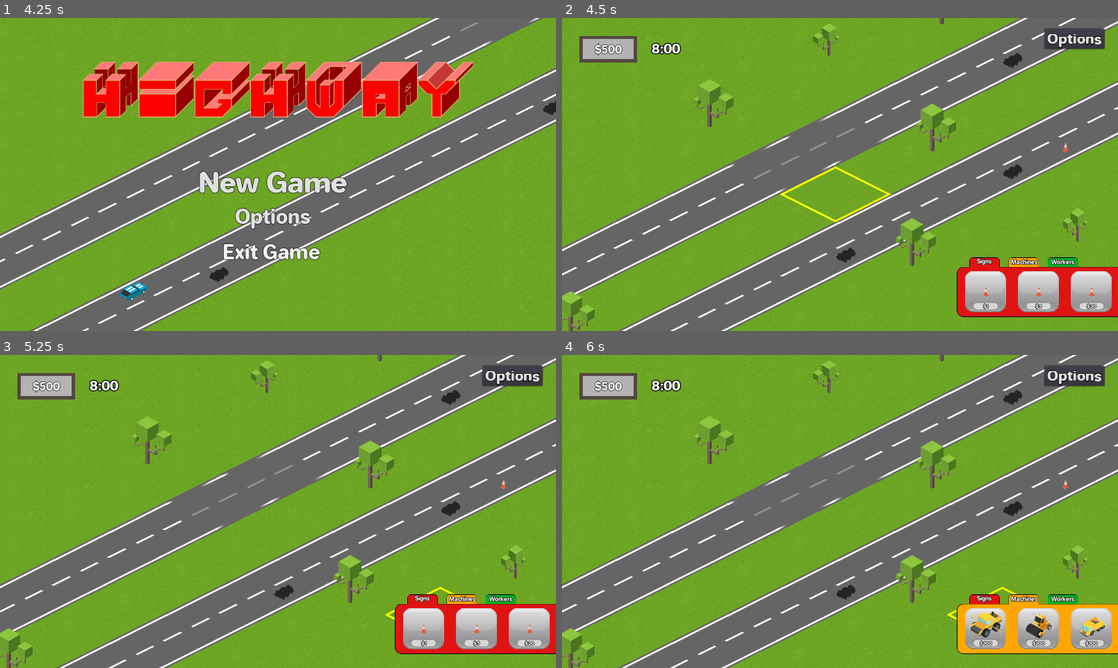
Above: before the commit, frames 1-4 (two rows, left to right).
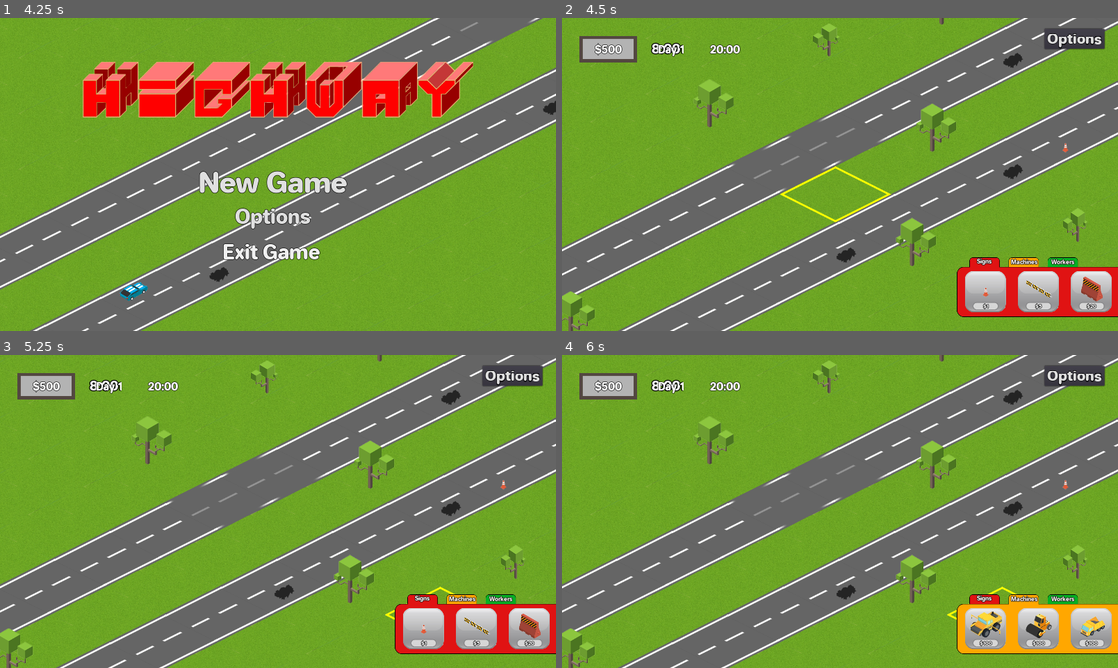
Above: after the commit, the same moments.

Repository: Machalord/Global-Game-Jam-2020
Game: Godot game, scene res://escenas/Menu.tscn
The game is run twice, just before and just after one commit, with the same random seed, the same clock (stepped at 60 frames per second) and the same inputs.
Inputs (mouse positions are in pixels of both pictures, inside the frame that each line leads up to):
- Up to frame 1 (4.25 s): click "Options" at 0.5 s; click (305, 205) at 1.25 s; click (305, 205) at 2 s; click (305, 205) at 2.75 s; click "Back to Menu" at 3.5 s
- Up to frame 2 (4.5 s): click "New Game" at 4.25 s
- Up to frame 3 (5.25 s): click "Signs" at 5 s
- Up to frame 4 (6 s): click "Machines" at 5.75 s

Frame 1 is identical in both runs. In frame 2, 0.5% of the frame differs, in the area x 17-98%, y 8-91%; in frame 3, 0.5%; in frame 4, 0.2%.
Error in both runs: Invalid get index 'time_left' (on base: 'null instance'). (res://game.gd:17)

Commit message:
agregado el bloqueo y el desvio y unos labels para el dia

Diff:
--- a/escenas/Hud.gd
+++ b/escenas/Hud.gd
@@ -12,6 +12,7 @@
 
 func _process(delta):
 	$money_label.text="$"+str(Global.money)
+	$day_label.text="Day "+str(Global.dia)
 #	if get_global_mouse_position().y>position.y+700 and !show:
 #		$AnimationPlayer.play("show")
 #		show=true
--- a/escenas/Hud.tscn
+++ b/escenas/Hud.tscn
@@ -22,6 +22,8 @@
 [ext_resource path="res://panelopciones.png" type="Texture" id=20]
 [ext_resource path="res://Jellee-Roman.ttf" type="DynamicFontData" id=21]
 [ext_resource path="res://escenas/optionsmenu.gd" type="Script" id=22]
+[ext_resource path="res://cartel3.png" type="Texture" id=23]
+[ext_resource path="res://cartel.png" type="Texture" id=24]
 
 [sub_resource type="DynamicFont" id=1]
 size = 24
@@ -153,12 +155,44 @@
 anchor_right = 1.0
 anchor_bottom = 1.0
 margin_left = 39.7062
-margin_top = 41.2929
+margin_top = 41.0
 margin_right = 173.706
-margin_bottom = 103.293
+margin_bottom = 103.0
 custom_fonts/font = SubResource( 1 )
 custom_colors/font_color = Color( 1, 1, 1, 1 )
 text = "$100000"
+align = 1
+valign = 1
+__meta__ = {
+"_edit_use_anchors_": false
+}
+
+[node name="day_label" type="Label" parent="."]
+anchor_right = 1.0
+anchor_bottom = 1.0
+margin_left = 183.47
+margin_top = 41.0
+margin_right = 317.47
+margin_bottom = 103.0
+custom_fonts/font = SubResource( 1 )
+custom_colors/font_color = Color( 1, 1, 1, 1 )
+text = "Day 1"
+align = 1
+valign = 1
+__meta__ = {
+"_edit_use_anchors_": false
+}
+
+[node name="time_label" type="Label" parent="."]
+anchor_right = 1.0
+anchor_bottom = 1.0
+margin_left = 308.378
+margin_top = 41.0
+margin_right = 442.378
+margin_bottom = 103.0
+custom_fonts/font = SubResource( 1 )
+custom_colors/font_color = Color( 1, 1, 1, 1 )
+text = "20:00"
 align = 1
 valign = 1
 __meta__ = {
@@ -446,7 +480,7 @@
 margin_right = 408.0
 margin_bottom = 645.0
 price = 50
-tool_id = 1
+tool_id = 7
 texture = ExtResource( 19 )
 
 [node name="icon" parent="buttons/buttons3/button6" index="0"]
@@ -519,12 +553,12 @@
 margin_right = 286.0
 margin_bottom = 645.0
 price = 5
-tool_id = 4
+tool_id = 8
 texture = ExtResource( 12 )
 
 [node name="icon" parent="buttons/buttons1/button2" index="0"]
-scale = Vector2( 1, 1 )
-texture = ExtResource( 17 )
+scale = Vector2( 0.2, 0.2 )
+texture = ExtResource( 23 )
 
 [node name="button3" parent="buttons/buttons1" instance=ExtResource( 11 )]
 margin_left = 286.0
@@ -532,12 +566,12 @@
 margin_right = 408.0
 margin_bottom = 645.0
 price = 20
-tool_id = 4
+tool_id = 9
 texture = ExtResource( 13 )
 
 [node name="icon" parent="buttons/buttons1/button3" index="0"]
-scale = Vector2( 1, 1 )
-texture = ExtResource( 17 )
+scale = Vector2( 0.5, 0.5 )
+texture = ExtResource( 24 )
 
 [node name="button4" parent="buttons/buttons1" instance=ExtResource( 11 )]
 visible = false
--- a/project.godot
+++ b/project.godot
@@ -38,6 +38,21 @@
 "events": [ Object(InputEventMouseButton,"resource_local_to_scene":false,"resource_name":"","device":0,"alt":false,"shi …(212 unchanged characters)…
  ]
 }
+pausa={
+"deadzone": 0.5,
+"events": [ Object(InputEventKey,"resource_local_to_scene":false,"resource_name":"","device":0,"alt":false,"shift":false,"control":false,"meta":false,"command":false,"pressed":false,"scancode":32,"unicode":0,"echo":false,"script":null)
+ ]
+}
+options={
+"deadzone": 0.5,
+"events": [ Object(InputEventKey,"resource_local_to_scene":false,"resource_name":"","device":0,"alt":false,"shift":false,"control":false,"meta":false,"command":false,"pressed":false,"scancode":16777217,"unicode":0,"echo":false,"script":null)
+ ]
+}
+explotar={
+"deadzone": 0.5,
+"events": [ Object(InputEventKey,"resource_local_to_scene":false,"resource_name":"","device":0,"alt":false,"shift":false,"control":false,"meta":false,"command":false,"pressed":false,"scancode":69,"unicode":0,"echo":false,"script":null)
+ ]
+}
 
 [rendering]
 
Not shown: 1 places in escenas/Hud.tscn that only renumber resources
